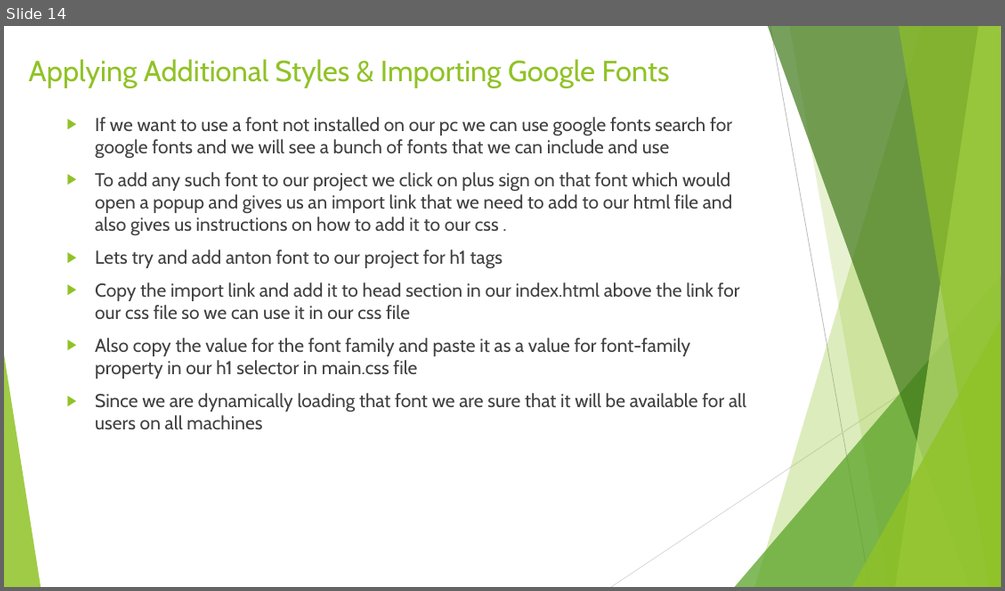
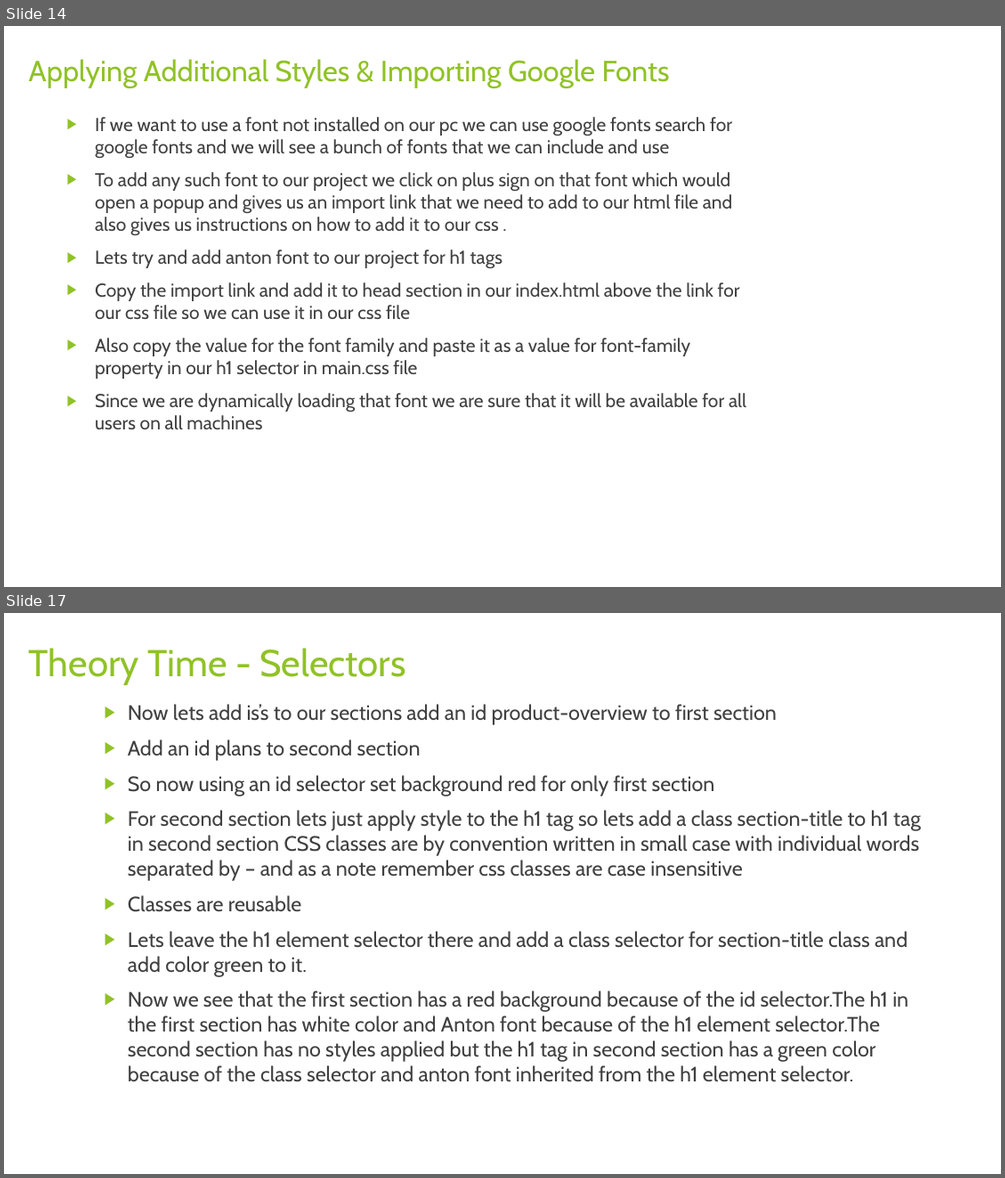
Before and after one commit to rudhrainfogain/CSS, a slide deck: PPT/Css-v2.pptx. Shown one above the other, each under a label of ours: slide 14 before the commit, slides 14 and 17 after it; the slides between them are not shown. The pictures are 1005x591 and 1005x1178 pixels, drawn with LibreOffice and Linux fonts; fonts in the diff are those of the drawing. Boxes give left, top, right and bottom in pixels: in the first picture for what was removed or moved away, otherwise in the second. Text is boxed around its words. In the diff, an @@ line names an element or a change of style, - is before the commit and + after.

Commit message:
Selectors

```diff
--- a/PPT/Css-v2.pptx
+++ b/PPT/Css-v2.pptx
@@ slide 17 added at bbox=[4, 613, 1001, 1174], background #FFFFFF @@
@@ title added at bbox=[29, 648, 405, 685], 36 pt, text #90C226 @@
+Theory Time - Selectors
@@ text added at bbox=[128, 704, 921, 1082], 20 pt, text #404040 @@
+  ▶ Now lets add is’s to our sections add an id product-overview to first section
+  ▶ Add an id plans to second section
+  ▶ So now using an id selector set background red for only first section
+  ▶ For second section lets just apply style to the h1 tag so lets add a class section-title to h1 tag in second section CSS classes are by convention written in small case with individual words separated by – and as a note remember css classes are case insensitive
+  ▶ Classes are reusable
+  ▶ Lets leave the h1 element selector there and add a class selector for section-title class and add color green to it.
+  ▶ Now we see that the first section has a red background because of the id selector.The h1 in the first section has white color and Anton font because of the h1 element selector.The second section has no styles applied but the h1 tag in second section has a green color because of the class selector and anton font inherited from the h1 element selector.
@@ slide 14 changed as well @@
@@ group removed at bbox=[4, 26, 1001, 587]: 5 freeform shapes, 3 triangles, 2 lines @@
```
Also in this commit, not shown: 14 other slides changed, 2 other slides added, 2 other files.
